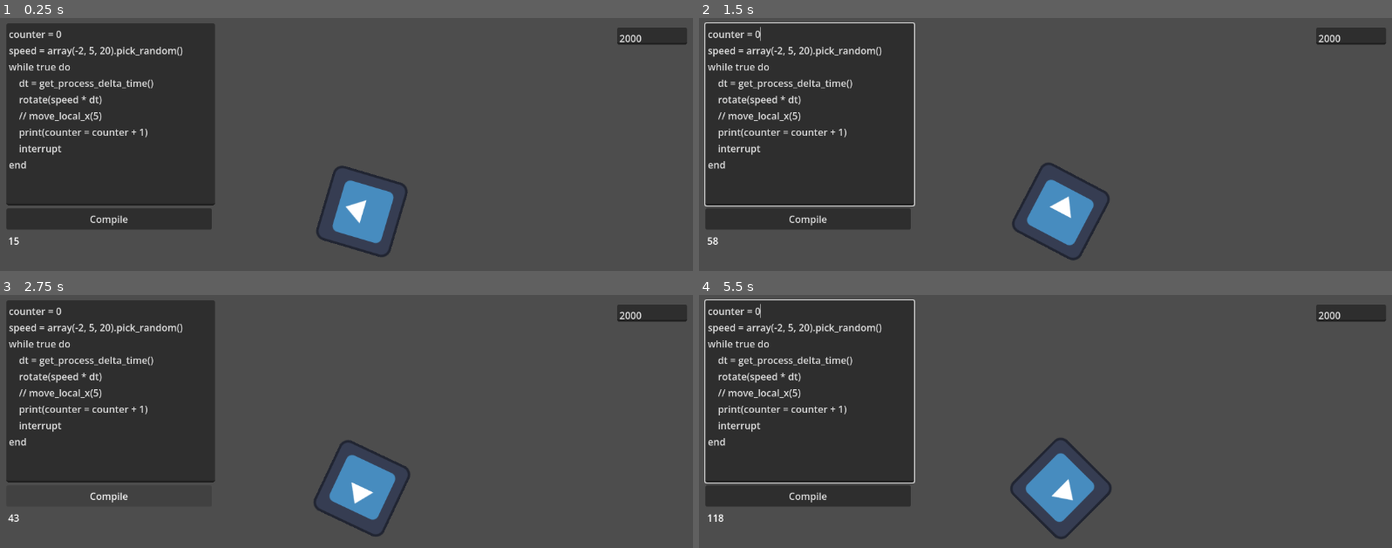
Above: before the commit, frames 1-4 (two rows, left to right).
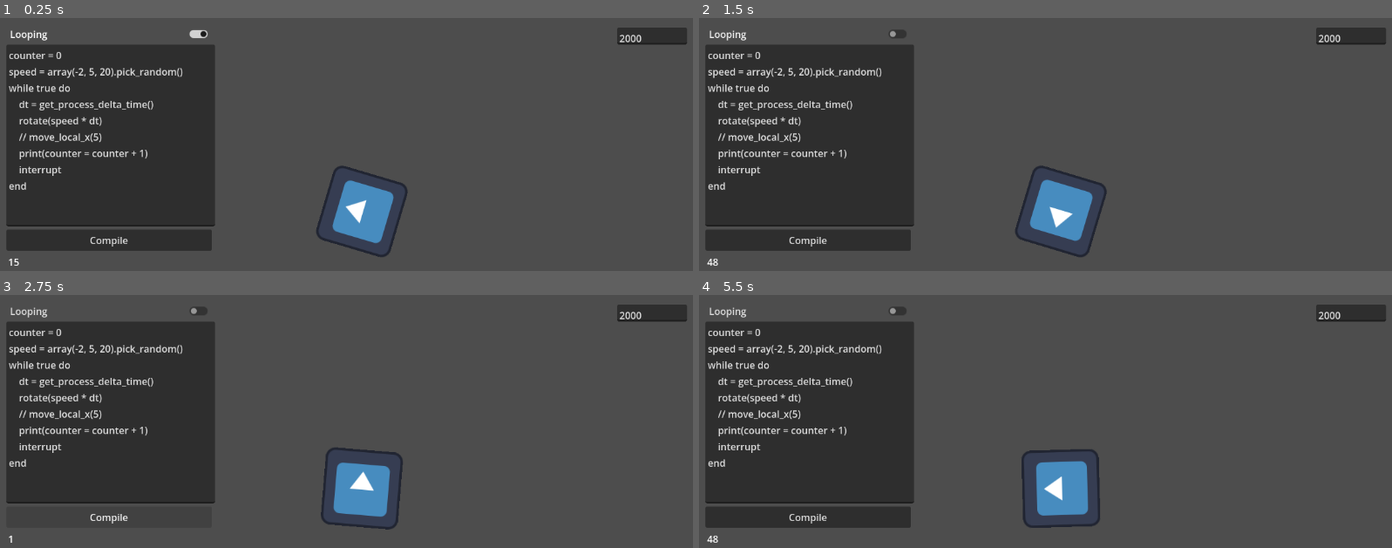
Above: after the commit, the same moments.

Repository: ratkingsminion/gompl
Game: Godot game, scene res://live.tscn
Same seed, same stepped clock (60 frames per second), same inputs: the game is played once before the commit and once after it. This scene is started directly instead of the project's main scene. The engine's default icon, where the game draws it, is replaced by a stand-in: a white triangle on a blue panel in a dark square.
Inputs (mouse positions are in pixels of both pictures, inside the frame that each line leads up to):
- Up to frame 1 (0.25 s): no input
- Up to frame 2 (1.5 s): click "Compile" at 0.5 s; click (809, 33) at 1.25 s, where only the run after the commit has a clickable "Looping"
- Up to frame 3 (2.75 s): click "Compile" at 2 s
- Up to frame 4 (5.5 s): click (809, 310) at 2.75 s, where only the run after the commit has a clickable "Looping"; click "Compile" at 3.5 s; click (809, 310) at 4.25 s, where only the run after the commit has a clickable "Looping"; move the mouse to (1197, 472) at 5.02 s

The runs differ from the first frame. In frame 1, 8.6% of the frame differs, in the area x 1-32%, y 2-98%; in frame 2, 10%; in frame 3, 7.5%; in frame 4, 10%, in the area x 0-60%, y 1-98%.

Commit message:
allowed non-looping live mode

Diff:
--- a/live.gd
+++ b/live.gd
@@ -5,9 +5,12 @@
 @export var code_compile: Button
 @export var code_error: Label
 @export var maxsteps_edit: TextEdit
+@export var looping_toggle: CheckButton
 
 var state := {}
 var maxsteps := 2000
+var is_looping := true
+var executing := true
 
 @onready var orig_transform := self.transform
 @onready var gompl := Gompl.new(self)
@@ -24,16 +27,19 @@
 	code_compile.button_down.connect(on_code_compile)
 	maxsteps_edit.text_changed.connect(on_maxsteps_edit)
 	maxsteps_edit.text = str(maxsteps)
+	looping_toggle.toggled.connect(on_looping_toggled)
 	on_code_compile()
 
 func _process(_delta: float) -> void:
-
-	code_error.text = ""
-	if not gompl.err:
-		# the code is compiled every frame, this is wasteful, but okay for this small example
-		gompl.eval(code, null, state, maxsteps)
-		if gompl.err: code_error.text = gompl.err
-		#gompl.debug_printing = false
+	if executing:
+		code_error.text = ""
+		if not gompl.err:
+			# the code is compiled every frame, this is wasteful, but okay for this small example
+			gompl.eval(code, null, state, maxsteps)
+			if gompl.err: code_error.text = gompl.err
+			#gompl.debug_printing = false
+	if not is_looping:
+		executing = false
 
 ###
 
@@ -44,7 +50,12 @@
 	code = code_editor.text
 	gompl.err = ""
 	transform = orig_transform
+	executing = true
 
 func on_maxsteps_edit() -> void:
 	maxsteps = clampi(int(maxsteps_edit.text), 1, 5000)
 	maxsteps_edit.text = str(maxsteps)
+
+func on_looping_toggled(toggled_on: bool) -> void:
+	is_looping = toggled_on
+	if toggled_on: executing = true
--- a/live.tscn
+++ b/live.tscn
@@ -5,7 +5,7 @@
 
 [node name="Live" type="Node2D" unique_id=54324533]
 
-[node name="Sprite2D" type="Sprite2D" parent="." unique_id=251321862 node_paths=PackedStringArray("code_editor", "code_compile", "code_error", "maxsteps_edit")]
+[node name="Sprite2D" type="Sprite2D" parent="." unique_id=251321862 node_paths=PackedStringArray("code_editor", "code_compile", "code_error", "maxsteps_edit", "looping_toggle")]
 position = Vector2(600, 320)
 texture = ExtResource("1_yhsjk")
 script = ExtResource("2_o8brj")
@@ -13,25 +13,34 @@
 code_compile = NodePath("../Compile Button")
 code_error = NodePath("../Error Label")
 maxsteps_edit = NodePath("../MaxSteps TextEdit")
+looping_toggle = NodePath("../Looping Toggle")
+
+[node name="Looping Toggle" type="CheckButton" parent="." unique_id=787084891]
+offset_left = 12.0
+offset_top = 9.0
+offset_right = 352.0
+offset_bottom = 44.0
+button_pressed = true
+text = "Looping"
 
 [node name="Code TextEdit" type="TextEdit" parent="." unique_id=1800817836]
 offset_left = 12.0
-offset_top = 9.0
+offset_top = 44.0
 offset_right = 357.0
-offset_bottom = 310.0
+offset_bottom = 345.0
 
 [node name="Compile Button" type="Button" parent="." unique_id=870689426]
 offset_left = 12.0
-offset_top = 315.0
+offset_top = 350.0
 offset_right = 352.0
-offset_bottom = 350.0
+offset_bottom = 385.0
 text = "Compile"
 
 [node name="Error Label" type="Label" parent="." unique_id=1500920680]
 offset_left = 15.0
-offset_top = 357.0
+offset_top = 392.0
 offset_right = 356.0
-offset_bottom = 424.0
+offset_bottom = 459.0
 
 [node name="MaxSteps TextEdit" type="TextEdit" parent="." unique_id=1690844731]
 anchors_preset = 1
